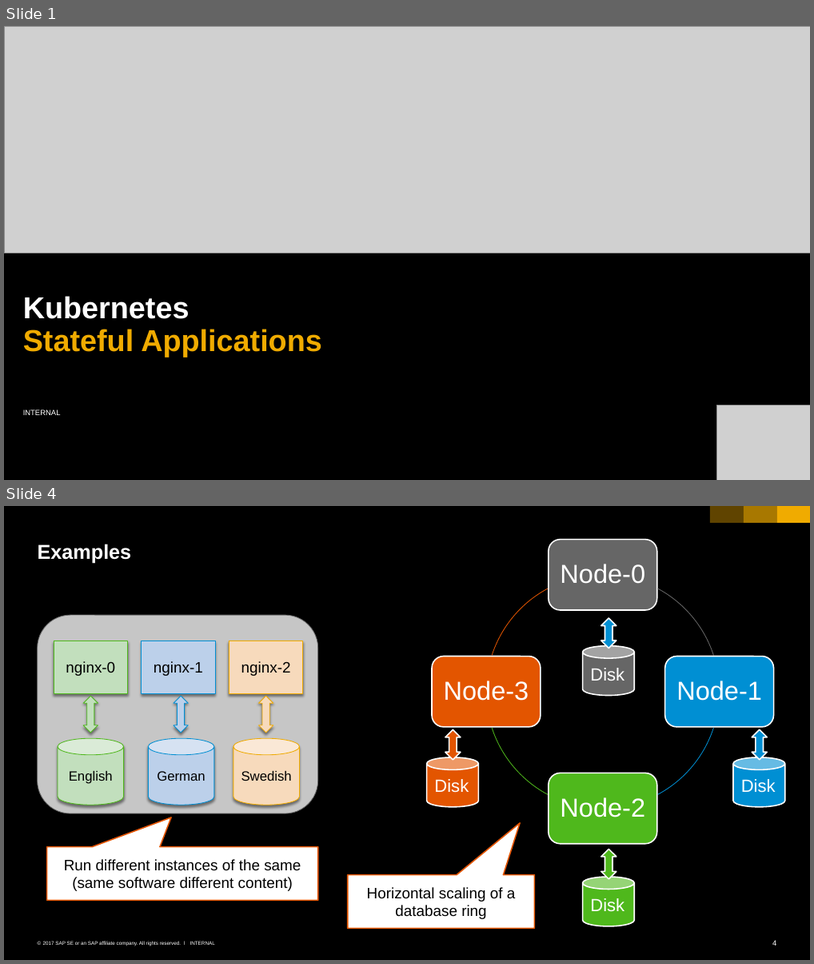
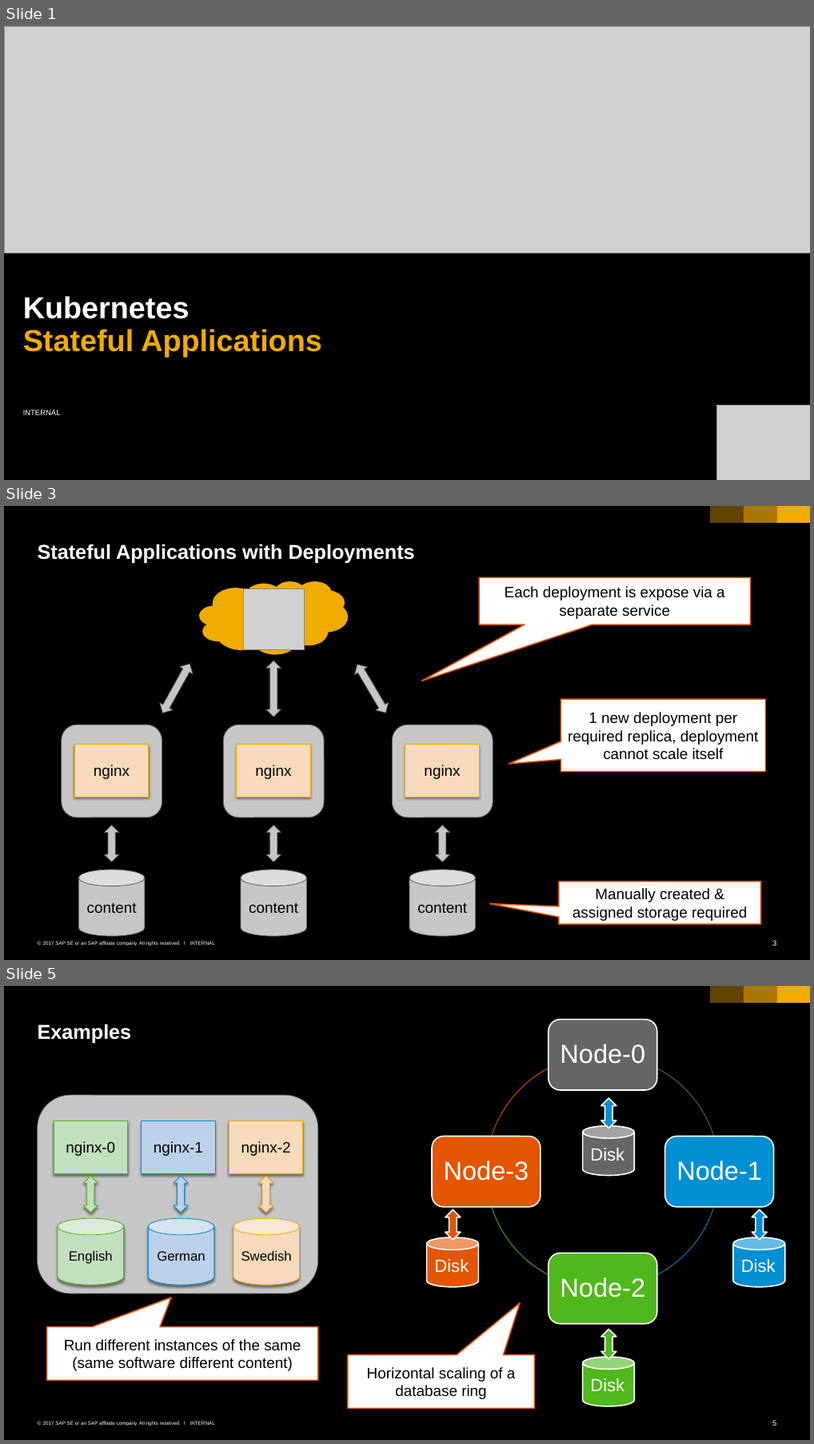
Before and after one commit to cuijiyao01/docker-k8s-training, a slide deck: kubernetes/10_statefulset.pptx. Shown one above the other, each under a label of ours: slides 1 and 4 before the commit, slides 1, 3 and 5 after it; the slides between them are not shown. The pictures are 814x964 and 814x1444 pixels, drawn with LibreOffice and Linux fonts; fonts in the diff are those of the drawing; grey boxes stand for pictures; background and template pictures are left out. Boxes give left, top, right and bottom in pixels: in the first picture for what was removed or moved away, otherwise in the second. Text is boxed around its words. In the diff, an @@ line names an element or a change of style, - is before the commit and + after.

Commit message:
stateful apps with deployments

```diff
--- a/kubernetes/10_statefulset.pptx
+++ b/kubernetes/10_statefulset.pptx
@@ slide 3 added at (4, 506, 810, 960), background #000000; not listed: 6 template elements that a slide beside it also shows @@
@@ title added at (38, 544, 415, 564), 24 pt, text #FFFFFF, bold @@
+Stateful Applications with Deployments
@@ speech box added at (479, 577, 750, 624), fill #FFFFFF, outline #E35500 1.5 pt, 18 pt, text #000000 @@
+Each deployment is expose via a separate service
@@ cloud added at (199, 581, 348, 654), fill #F0AB00 @@
@@ picture added at (243, 589, 304, 649) @@
@@ up down arrow added at (156, 660, 196, 716), fill #C6C6C6, outline #666666 0.79 pt @@
@@ up down arrow added at (266, 660, 281, 717), fill #C6C6C6, outline #666666 0.79 pt @@
@@ up down arrow added at (351, 660, 392, 716), fill #C6C6C6, outline #666666 0.79 pt @@
@@ speech box added at (561, 699, 766, 772), fill #FFFFFF, outline #E35500 1.5 pt, 18 pt, text #000000 @@
+1 new deployment per required replica, deployment cannot scale itself
@@ rounded rectangle added at (62, 724, 162, 816), fill #C6C6C6, outline #666666 0.79 pt @@
@@ rectangle added at (74, 744, 149, 796), fill #F8DABD, outline #F0AB00 0.79 pt, 18 pt, text #000000 @@
+nginx
@@ rounded rectangle added at (223, 724, 324, 816), fill #C6C6C6, outline #666666 0.79 pt @@
@@ rectangle added at (237, 744, 310, 796), fill #F8DABD, outline #F0AB00 0.79 pt, 18 pt, text #000000 @@
+nginx
@@ rounded rectangle added at (392, 724, 493, 816), fill #C6C6C6, outline #666666 0.79 pt @@
@@ rectangle added at (406, 744, 479, 796), fill #F8DABD, outline #F0AB00 0.79 pt, 18 pt, text #000000 @@
+nginx
@@ up down arrow added at (104, 824, 119, 861), fill #C6C6C6, outline #666666 0.79 pt @@
@@ up down arrow added at (266, 824, 281, 861), fill #C6C6C6, outline #666666 0.79 pt @@
@@ up down arrow added at (435, 824, 450, 861), fill #C6C6C6, outline #666666 0.79 pt @@
@@ cylinder added at (79, 869, 145, 936), fill #C6C6C6, outline #666666 0.79 pt, 18 pt, text #000000 @@
+content
@@ cylinder added at (241, 869, 307, 936), fill #C6C6C6, outline #666666 0.79 pt, 18 pt, text #000000 @@
+content
@@ cylinder added at (410, 869, 475, 936), fill #C6C6C6, outline #666666 0.79 pt, 18 pt, text #000000 @@
+content
@@ speech box added at (559, 880, 761, 923), fill #FFFFFF, outline #E35500 1.5 pt, 18 pt, text #000000 @@
+Manually created & assigned storage required
@@ what was slide 4 is now slide 5 @@
@@ page number at (773, 1420, 777, 1425): text changed @@
-4
+5
```
Also in this commit, not shown: 2 slides changed.
